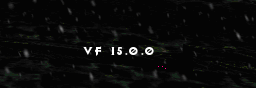
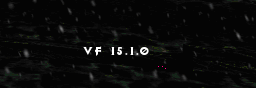
Before/after of a 256px x 88px layered artwork. What changed in the layer stack:
renamed "Vf 15.0.0" to "Vf 15.1.0", painted on it over 129, 47, 154, 55
